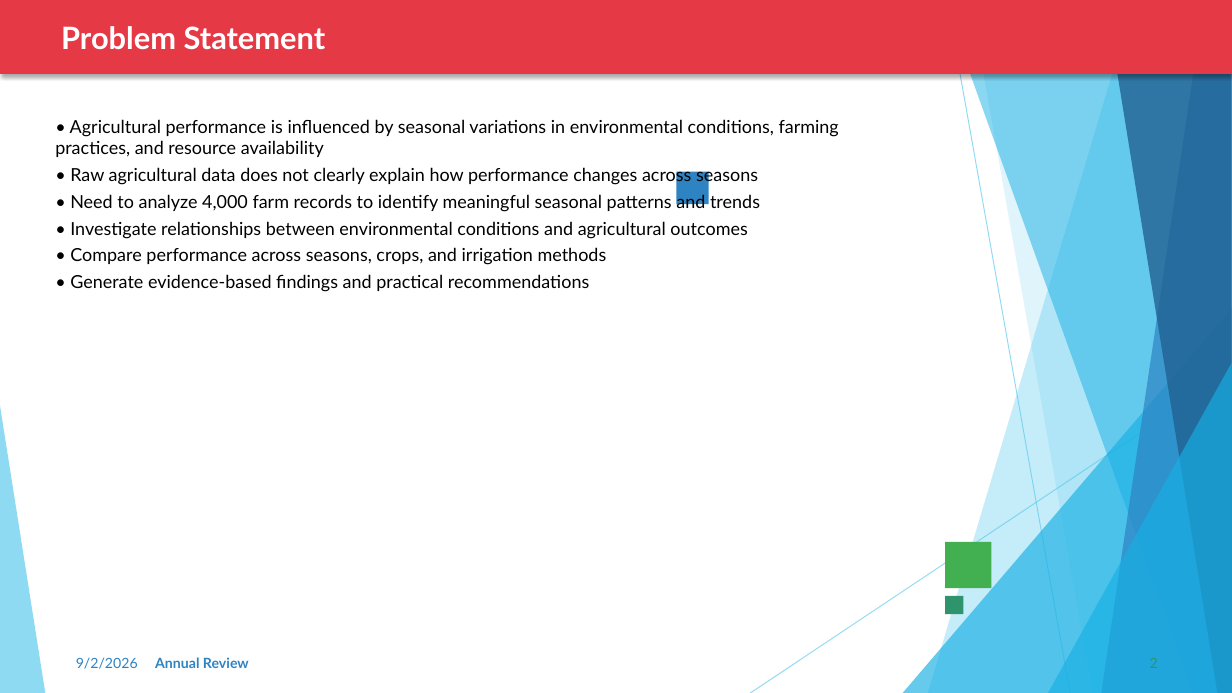
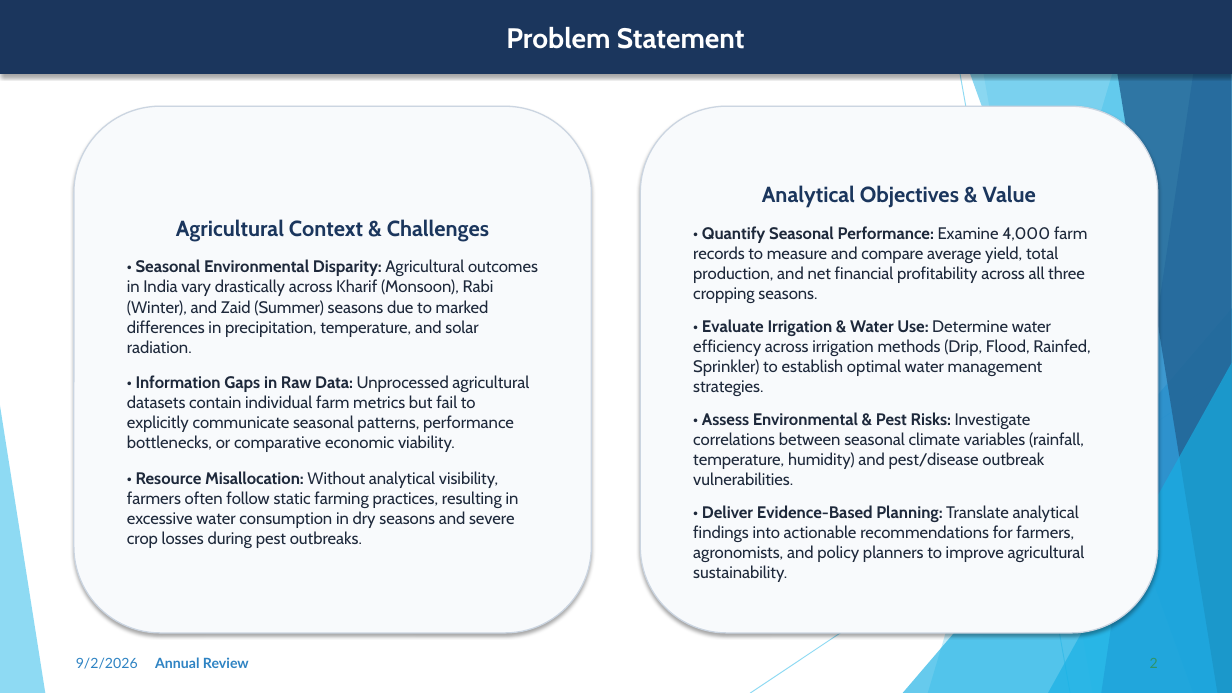
Before and after one commit to krishna3163/Seasonal-Agriculture-Performance-Analysis, a slide deck: slide 2 of VOIS_Project_PPT.pptx. Drawn at 1232x693 pixels with LibreOffice and Linux fonts; fonts in the diff are those of the drawing. Boxes give left, top, right and bottom in pixels: in the first picture for what was removed or moved away, otherwise in the second. Text is boxed around its words. In the diff, an @@ line names an element or a change of style, - is before the commit and + after.

Commit message:
Professionally polish PPT: fix data consistency, remove emojis, improve GitHub & certificate slides

```diff
--- a/VOIS_Project_PPT.pptx
+++ b/VOIS_Project_PPT.pptx
@@ rectangle "Problem Statement" at (0, 0, 1232, 74): size 24 to 22 pt, font Lato to Cabin; alignment left to centre; fill #E63946 to #1B365D; outline none to #1B365D 1 pt @@
@@ text removed at (55, 119, 839, 292) @@
-• Agricultural performance is influenced by seasonal variations in environmental conditions, farming practices, and resource availability
-• Raw agricultural data does not clearly explain how performance changes across seasons
-• Need to analyze 4,000 farm records to identify meaningful seasonal patterns and trends
-• Investigate relationships between environmental conditions and agricultural outcomes
-• Compare performance across seasons, crops, and irrigation methods
-• Generate evidence-based findings and practical recommendations
@@ rounded rectangle added at (74, 106, 592, 633), fill #F8FAFC, outline #CBD5E1 1 pt, 13 pt, text #1E293B @@
+Agricultural Context & Challenges
+• Seasonal Environmental Disparity: Agricultural outcomes in India vary drastically across Kharif (Monsoon), Rabi (Winter), and Zaid (Summer) seasons due to marked differences in precipitation, temperature, and solar radiation.
+• Information Gaps in Raw Data: Unprocessed agricultural datasets contain individual farm metrics but fail to explicitly communicate seasonal patterns, performance bottlenecks, or comparative economic viability.
+• Resource Misallocation: Without analytical visibility, farmers often follow static farming practices, resulting in excessive water consumption in dry seasons and severe crop losses during pest outbreaks.
@@ rounded rectangle added at (640, 106, 1158, 633), fill #F8FAFC, outline #CBD5E1 1 pt, 13 pt, text #1E293B @@
+Analytical Objectives & Value
+• Quantify Seasonal Performance: Examine 4,000 farm records to measure and compare average yield, total production, and net financial profitability across all three cropping seasons.
+• Evaluate Irrigation & Water Use: Determine water efficiency across irrigation methods (Drip, Flood, Rainfed, Sprinkler) to establish optimal water management strategies.
+• Assess Environmental & Pest Risks: Investigate correlations between seasonal climate variables (rainfall, temperature, humidity) and pest/disease outbreak vulnerabilities.
+• Deliver Evidence-Based Planning: Translate analytical findings into actionable recommendations for farmers, agronomists, and policy planners to improve agricultural sustainability.
@@ rectangle removed at (677, 172, 709, 204) @@
@@ rectangle removed at (945, 543, 992, 589) @@
@@ rectangle removed at (945, 596, 964, 615) @@
```
Also in this commit, not shown: 13 other slides changed.
